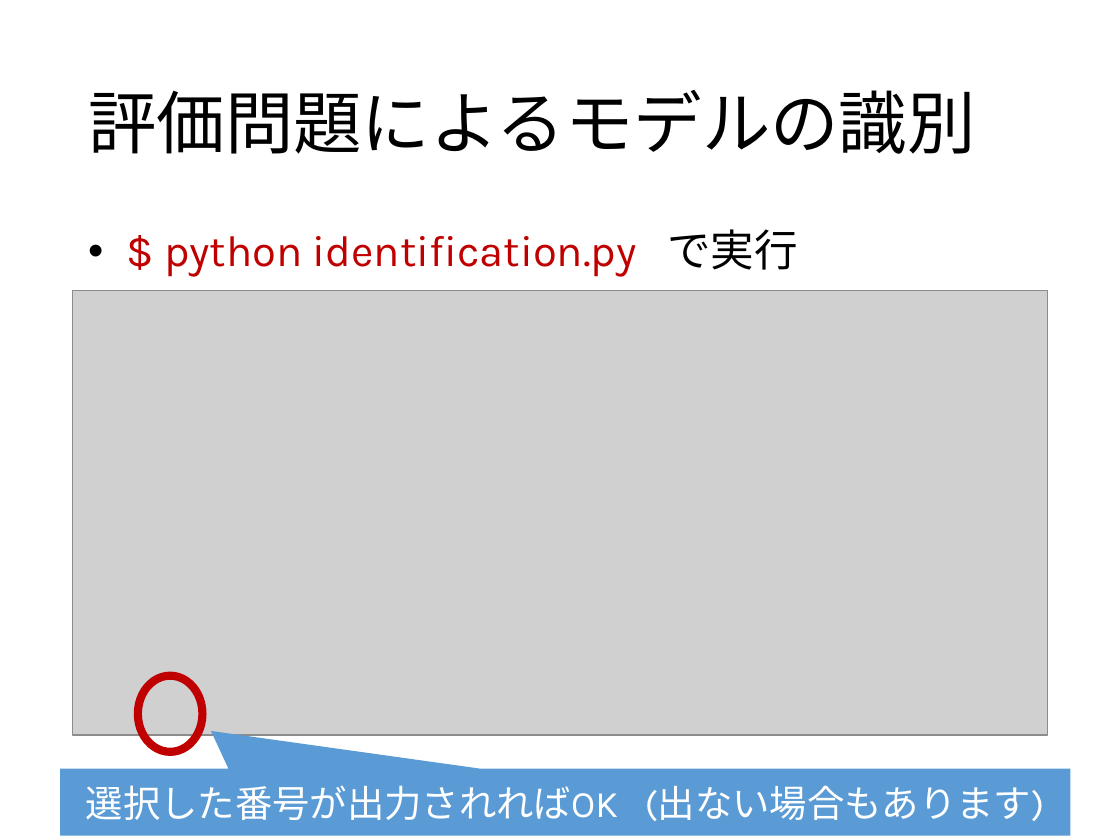
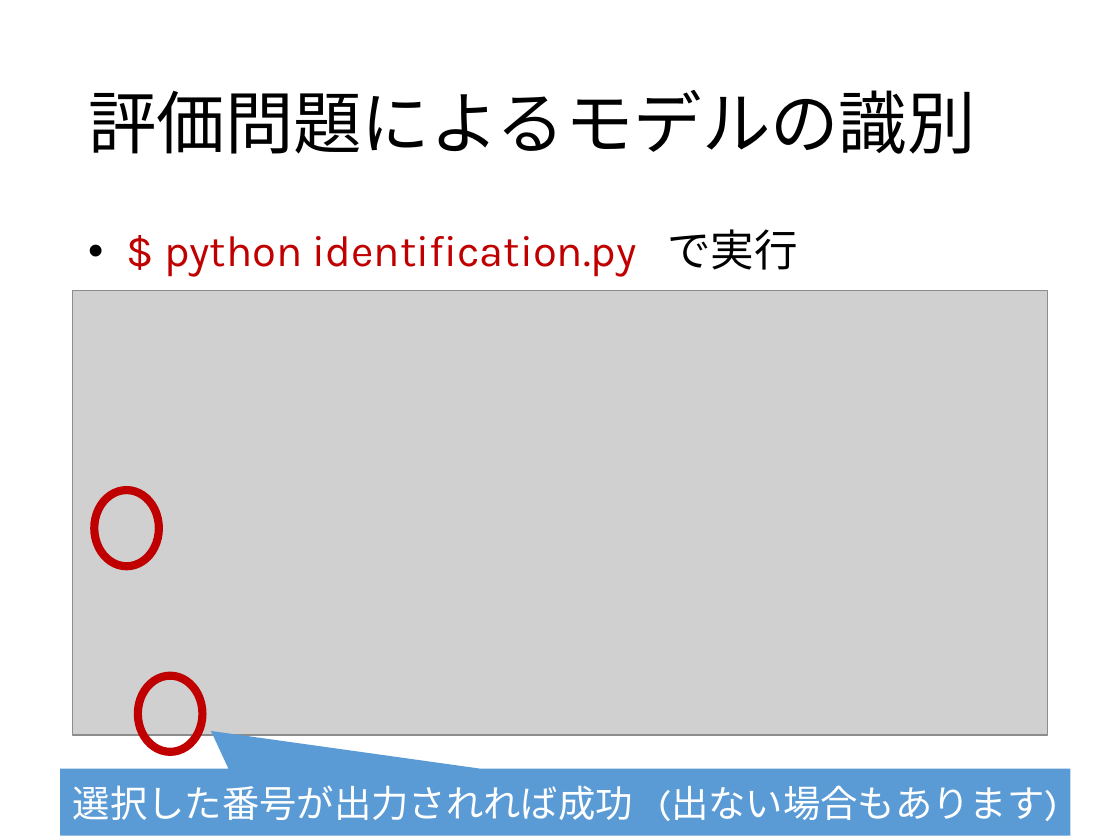
Before and after one commit to 2017B4/rinko, a slide deck: slide 30 of 輪講実習.pptx (slide 29 before the commit). Drawn at 1120x840 pixels with LibreOffice and Linux fonts; fonts in the diff are those of the drawing; grey boxes stand for pictures. Boxes give left, top, right and bottom in pixels: in the first picture for what was removed or moved away, otherwise in the second. Text is boxed around its words. In the diff, an @@ line names an element or a change of style, - is before the commit and + after.

```diff
--- a/輪講実習.pptx
+++ b/輪講実習.pptx
@@ ellipse added at [94,491,159,567], outline #C00000 5.25 pt @@
@@ text in speech box at [73,785,1058,821]: text changed @@
-選択した番号が出力されればOK (出ない場合もあります)
+選択した番号が出力されれば成功 (出ない場合もあります)
```
Also in this commit, not shown: 2 other slides changed, 1 slide added.
